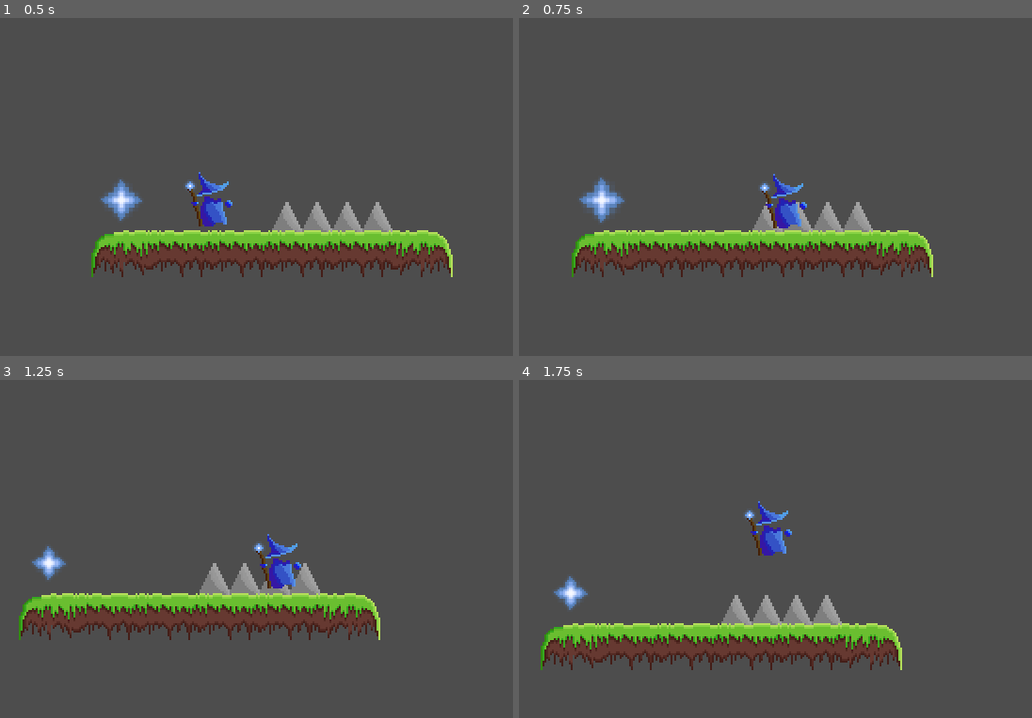
Above: before the commit, frames 1-4 (two rows, left to right).
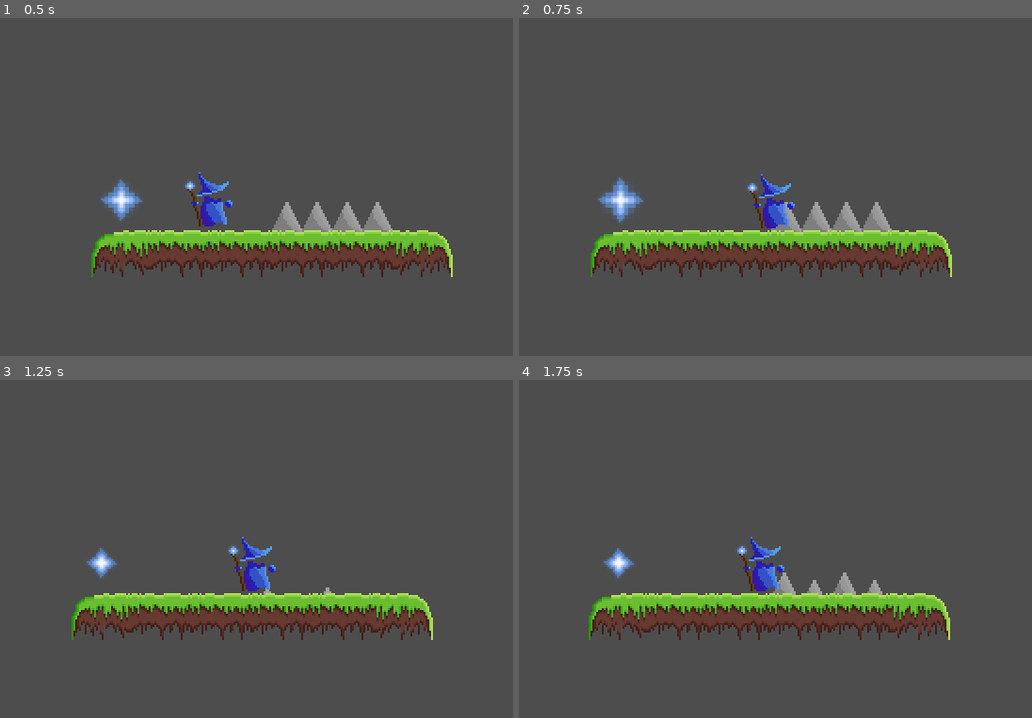
Above: after the commit, the same moments.

Repository: morganlabs-college/barrys-adventure
Game: Godot game, scene res://levels/main.tscn
Two runs of this game, one before a commit and one after it. Both use one fixed random seed, a clock stepped at 60 frames per second and the inputs below.
Inputs:
- Up to frame 1 (0.5 s): no input
- Up to frame 2 (0.75 s): hold Right (Right) from 0.53 s (still down); hold Shift (Sprint) from 0.53 s (still down)
- Up to frame 3 (1.25 s): keep holding Right (Right); keep holding Shift (Sprint); tap Space (Jump) at 0.77 s
- Up to frame 4 (1.75 s): keep holding Right (Right); release Shift (Sprint) at 1.28 s; tap Shift (Sprint) at 1.35 s; tap Space (Jump) at 1.52 s

Frame 1 is identical in both runs. In frame 2, 6.4% of the frame differs, in the area x 10-85%, y 46-77%; in frame 3, 7.6%; in frame 4, 16%, in the area x 4-85%, y 35-86%.

Commit message:
fix: make game pause when player dies
This is a better indication when the player has died before it auto-reloads the scene.

Diff:
--- a/src/components/killzone/killzone.gd
+++ b/src/components/killzone/killzone.gd
@@ -5,8 +5,10 @@
 
 func _on_body_entered(body: Node2D) -> void:
 	print("Died.")
+	get_tree().paused = true
 	timer.start()
 
 
 func _on_timer_timeout() -> void:
+	get_tree().paused = false
 	get_tree().reload_current_scene()
--- a/src/components/killzone/killzone.tscn
+++ b/src/components/killzone/killzone.tscn
@@ -6,6 +6,7 @@
 script = ExtResource("1_wu4gx")
 
 [node name="Timer" type="Timer" parent="."]
+process_mode = 3
 wait_time = 0.25
 one_shot = true
 
--- a/src/components/mana/mana.tscn
+++ /dev/null
@@ -1,65 +0,0 @@
-[gd_scene load_steps=10 format=3 uid="uid://bbecv4dgb47g1"]
-
-[ext_resource type="Texture2D" uid="uid://bqlca0h3x3srp" path="res://assets/items/mana.png" id="1_ukb8f"]
-
-[sub_resource type="AtlasTexture" id="AtlasTexture_gfvjq"]
-atlas = ExtResource("1_ukb8f")
-region = Rect2(0, 0, 32, 32)
-
-[sub_resource type="AtlasTexture" id="AtlasTexture_hei2o"]
-atlas = ExtResource("1_ukb8f")
-region = Rect2(32, 0, 32, 32)
-
-[sub_resource type="AtlasTexture" id="AtlasTexture_bbs1r"]
-atlas = ExtResource("1_ukb8f")
-region = Rect2(64, 0, 32, 32)
-
-[sub_resource type="AtlasTexture" id="AtlasTexture_tpmx4"]
-atlas = ExtResource("1_ukb8f")
-region = Rect2(96, 0, 32, 32)
-
-[sub_resource type="AtlasTexture" id="AtlasTexture_woy6x"]
-atlas = ExtResource("1_ukb8f")
-region = Rect2(128, 0, 32, 32)
-
-[sub_resource type="AtlasTexture" id="AtlasTexture_u8yn0"]
-atlas = ExtResource("1_ukb8f")
-region = Rect2(160, 0, 32, 32)
-
-[sub_resource type="SpriteFrames" id="SpriteFrames_fkl1u"]
-animations = [{
-"frames": [{
-"duration": 1.0,
-"texture": SubResource("AtlasTexture_gfvjq")
-}, {
-"duration": 1.0,
-"texture": SubResource("AtlasTexture_hei2o")
-}, {
-"duration": 1.0,
-"texture": SubResource("AtlasTexture_bbs1r")
-}, {
-"duration": 1.0,
-"texture": SubResource("AtlasTexture_tpmx4")
-}, {
-"duration": 1.0,
-"texture": SubResource("AtlasTexture_woy6x")
-}, {
-"duration": 1.0,
-"texture": SubResource("AtlasTexture_u8yn0")
-}],
-"loop": true,
-"name": &"default",
-"speed": 5.0
-}]
-
-[sub_resource type="CircleShape2D" id="CircleShape2D_7wiay"]
-radius = 7.07107
-
-[node name="Mana" type="Node2D"]
-
-[node name="AnimatedSprite2D" type="AnimatedSprite2D" parent="."]
-sprite_frames = SubResource("SpriteFrames_fkl1u")
-autoplay = "default"
-
-[node name="CollisionShape2D" type="CollisionShape2D" parent="."]
-shape = SubResource("CircleShape2D_7wiay")
--- a/src/levels/main.tscn
+++ b/src/levels/main.tscn
@@ -2,13 +2,13 @@
 
 [ext_resource type="PackedScene" uid="uid://b7qnu5d6ca3rh" path="res://components/player/player.tscn" id="1_jf0et"]
 [ext_resource type="Texture2D" uid="uid://bmtev2k1iday6" path="res://assets/test.png" id="2_rhx5p"]
+[ext_resource type="PackedScene" uid="uid://bbecv4dgb47g1" path="res://components/items/mana.tscn" id="3_dind3"]
 [ext_resource type="PackedScene" uid="uid://7xa41tvutwyc" path="res://components/killzone/killzone.tscn" id="3_geksk"]
 [ext_resource type="PackedScene" uid="uid://iwxcjne1wtr3" path="res://components/spike/spike.tscn" id="4_ksgt5"]
-[ext_resource type="PackedScene" uid="uid://bbecv4dgb47g1" path="res://components/mana/mana.tscn" id="5_nsl1p"]
 
 [sub_resource type="TileSetScenesCollectionSource" id="TileSetScenesCollectionSource_mkwwv"]
 resource_name = "Items"
-scenes/1/scene = ExtResource("5_nsl1p")
+scenes/2/scene = ExtResource("3_dind3")
 
 [sub_resource type="TileSetScenesCollectionSource" id="TileSetScenesCollectionSource_5hkd0"]
 resource_name = "Killzones"
@@ -58,7 +58,7 @@
 
 [node name="Items" type="TileMapLayer" parent="Environment"]
 use_parent_material = true
-tile_map_data = PackedByteArray("AAD+/wAAAAAAAAAAAQA=")
+tile_map_data = PackedByteArray("AAD+/wAAAAAAAAAAAgA=")
 tile_set = SubResource("TileSet_u5ga4")
 
 [node name="Killzone" parent="Environment" instance=ExtResource("3_geksk")]
